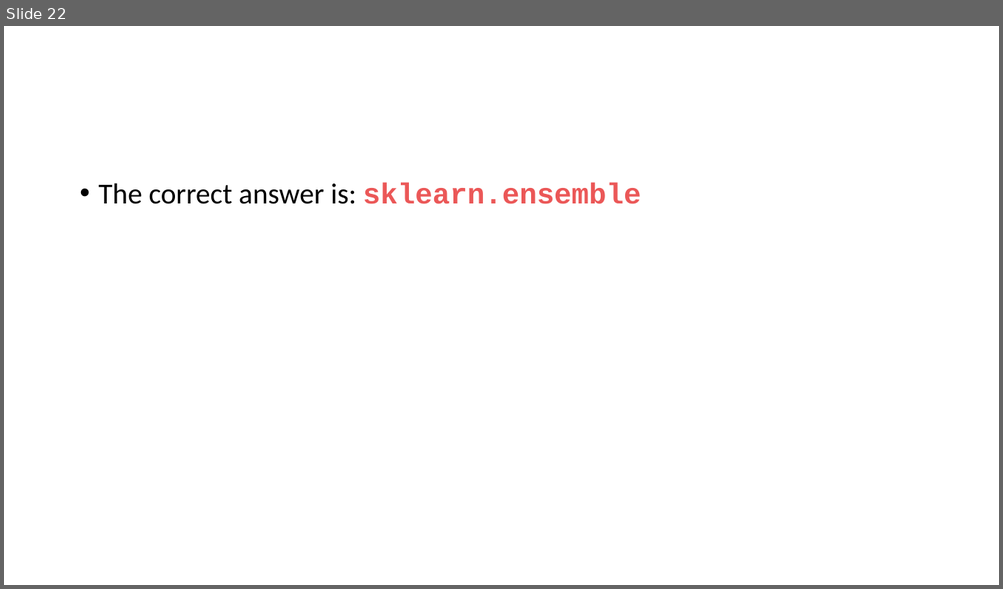
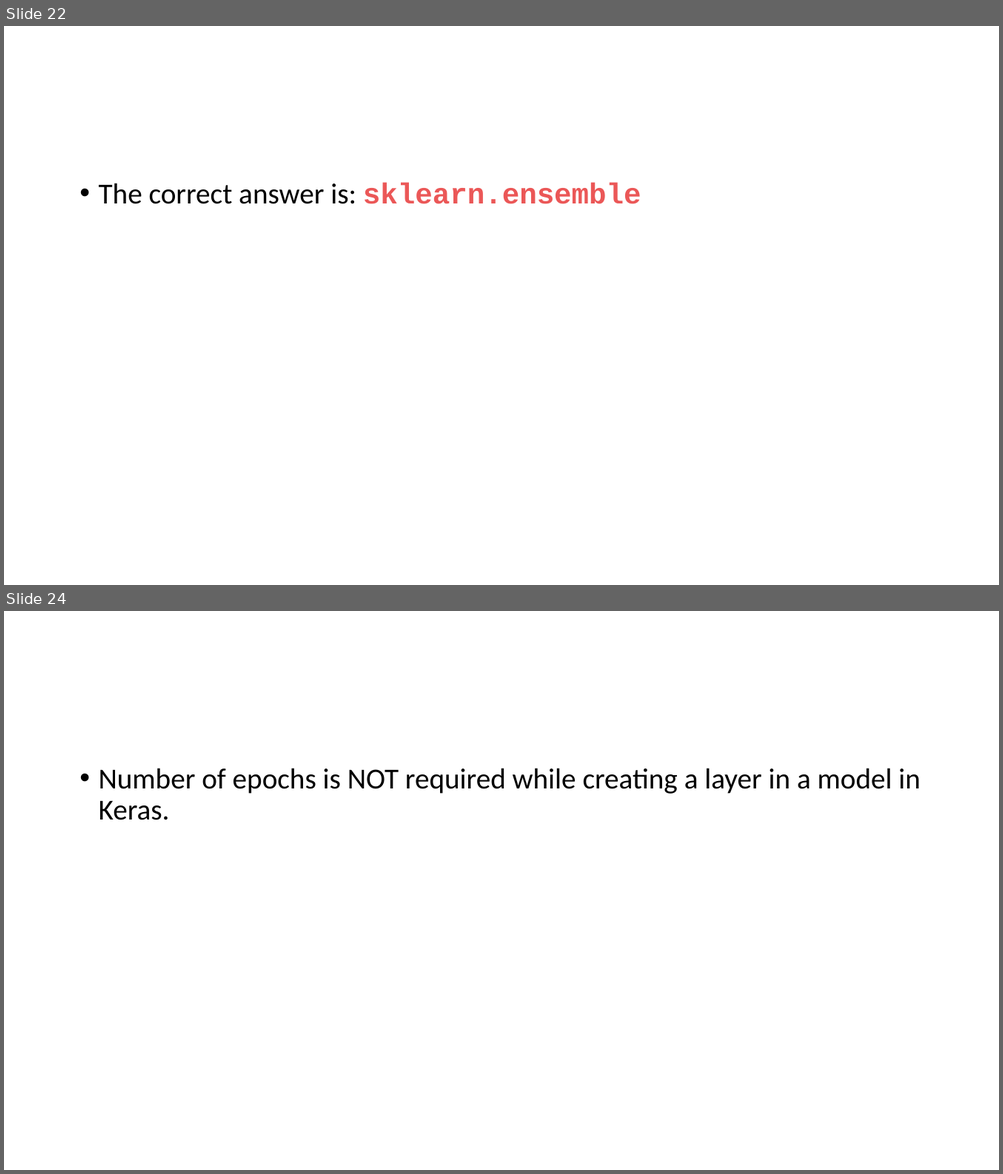
Before and after one commit to Saira55/Machine-Learning-Multiple-Choice-Questions, a slide deck: Machine Learning Quiz Question.pptx. Shown one above the other, each under a label of ours: slide 22 before the commit, slides 22 and 24 after it; the slides between them are not shown. The pictures are 1003x589 and 1003x1174 pixels, drawn with LibreOffice and Linux fonts; fonts in the diff are those of the drawing. Boxes give left, top, right and bottom in pixels: in the first picture for what was removed or moved away, otherwise in the second. Text is boxed around its words. In the diff, an @@ line names an element or a change of style, - is before the commit and + after.

```diff
--- a/Machine Learning Quiz Question.pptx
+++ b/Machine Learning Quiz Question.pptx
@@ slide 24 added at (x1=4, y1=611, x2=999, y2=1170), background #FFFFFF @@
@@ text added at (x1=99, y1=768, x2=920, y2=820), 28 pt, text #000000 @@
+• Number of epochs is NOT required while creating a layer in a model in Keras.
```
Also in this commit, not shown: 4 other slides added.
